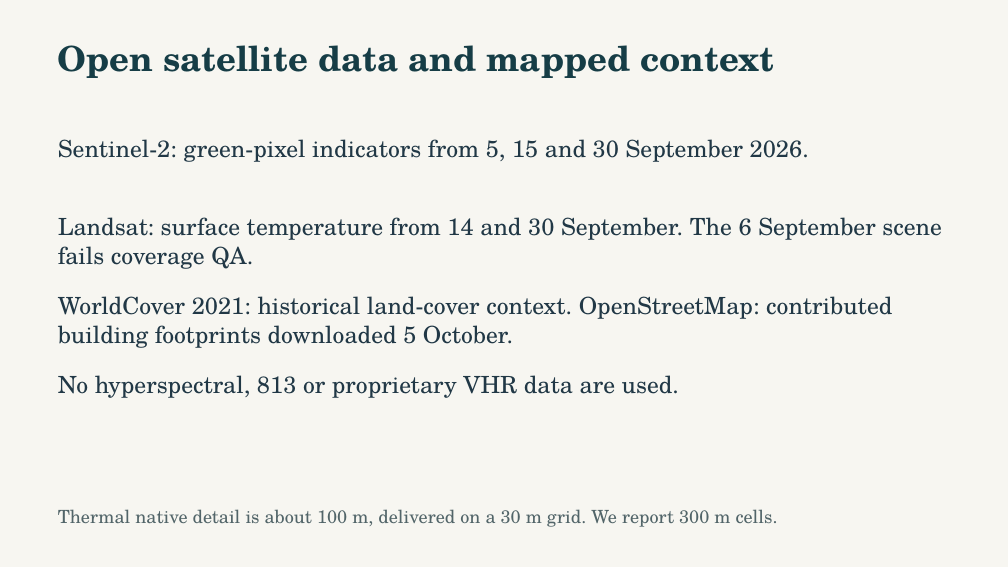
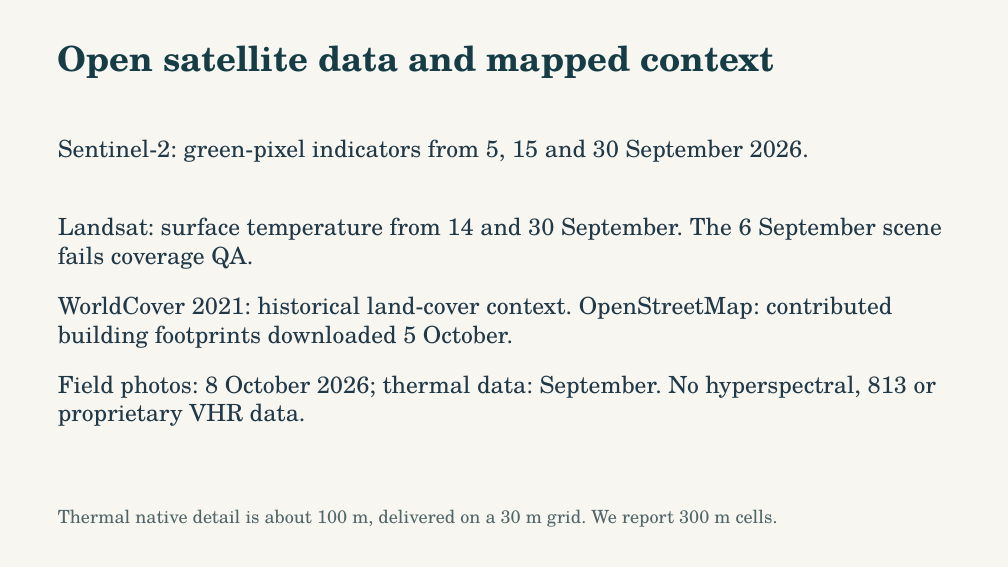
Before and after one commit to NasserAlhuri/spaceHacathon, a slide deck: slide 4 of docs/UrbanHeat-AlKhor-Pitch.pptx. Drawn at 1008x567 pixels with LibreOffice and Linux fonts; fonts in the diff are those of the drawing. Boxes give left, top, right and bottom in pixels: in the first picture for what was removed or moved away, otherwise in the second. Text is boxed around its words. In the diff, an @@ line names an element or a change of style, - is before the commit and + after.

```diff
--- a/docs/UrbanHeat-AlKhor-Pitch.pptx
+++ b/docs/UrbanHeat-AlKhor-Pitch.pptx
@@ text at (58,375,936,426): text changed @@
-No hyperspectral, 813 or proprietary VHR data are used.
+Field photos: 8 October 2026; thermal data: September. No hyperspectral, 813 or proprietary VHR data.
```
Also in this commit, not shown: 4 other slides changed, 22 other files.
